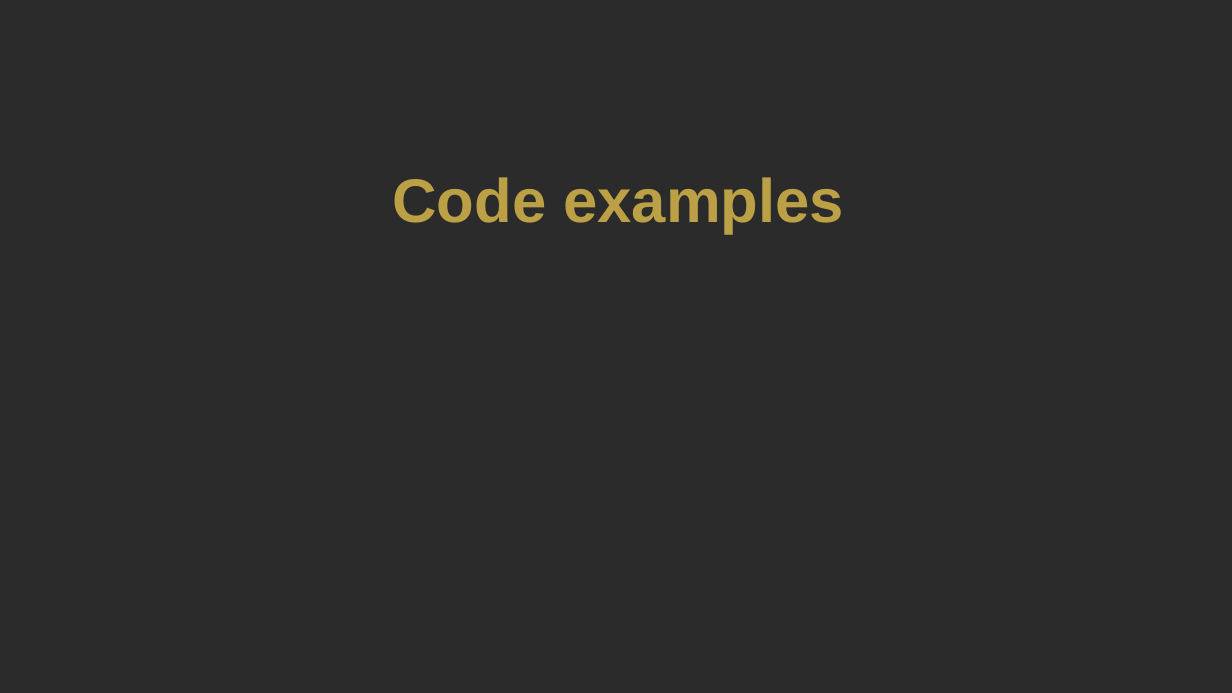
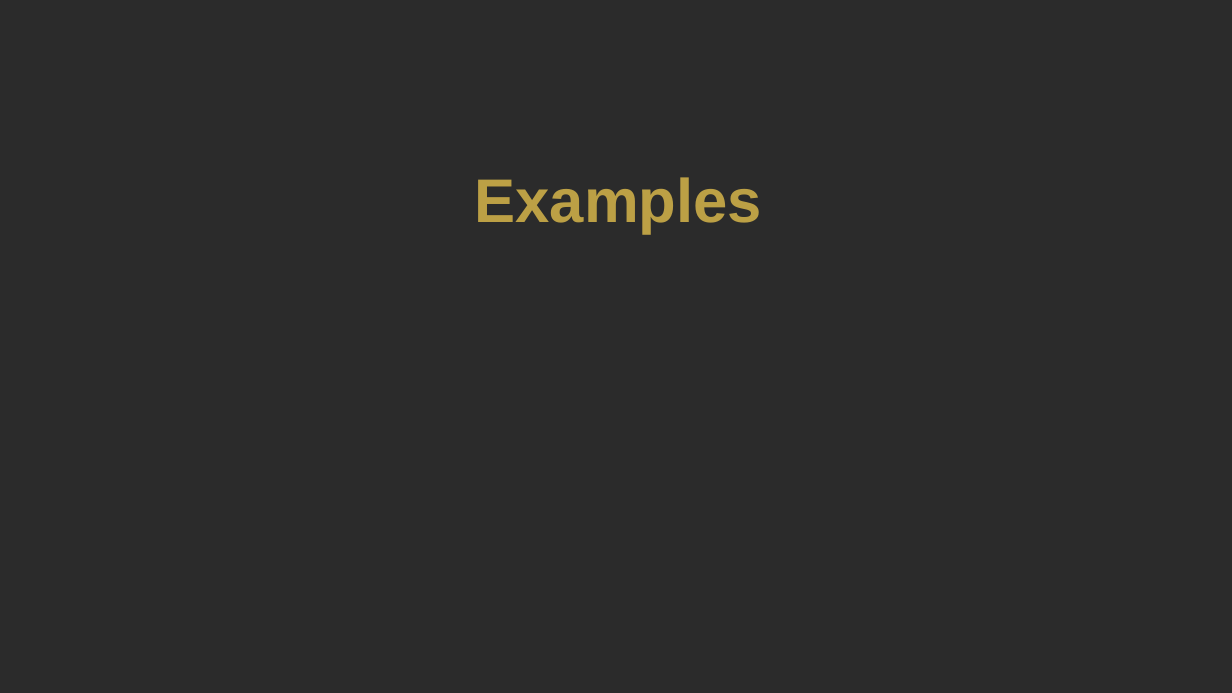
Before and after one commit to metxito/mastering-open-mirroring, a slide deck: slide 33 of documentation/under_edition/EMFCC25_SpeakerPPT_TemplateA_Styled.pptx (slide 32 before the commit). Drawn at 1232x693 pixels with LibreOffice and Linux fonts; fonts in the diff are those of the drawing; background and template pictures are left out; a plain dark background stands for a picture behind light text. Boxes give left, top, right and bottom in pixels: in the first picture for what was removed or moved away, otherwise in the second. Text is boxed around its words. In the diff, an @@ line names an element or a change of style, - is before the commit and + after.

```diff
--- a/documentation/under_edition/EMFCC25_SpeakerPPT_TemplateA_Styled.pptx
+++ b/documentation/under_edition/EMFCC25_SpeakerPPT_TemplateA_Styled.pptx
@@ text at [475, 177, 762, 234]: text changed @@
-Code examples
+Examples
```
Also in this commit, not shown: 18 other slides changed, 1 slide added, 4 other files.
